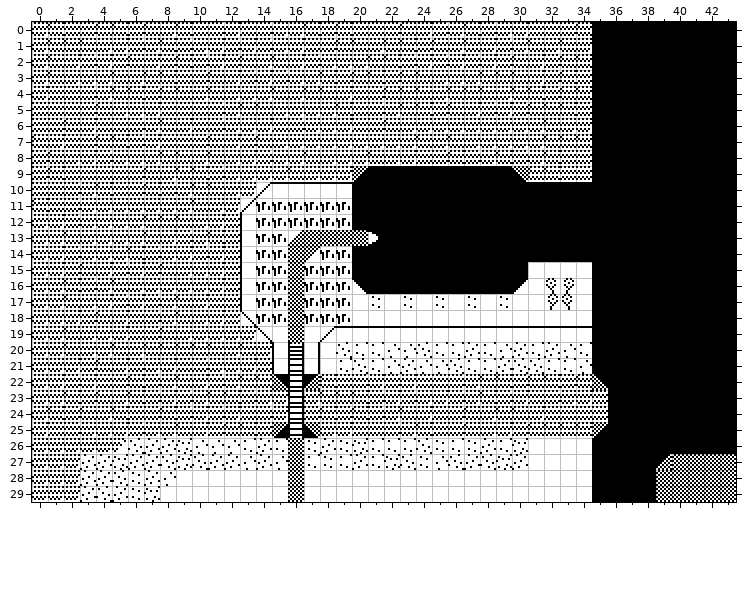
Two versions of a level (Tiled map, projects/project3/assets/maps/map2B.tmx). Above, as it was before the edit.
Cells are 16x16 px. Shown: x 0..43, y 0..29.
And afterwards:
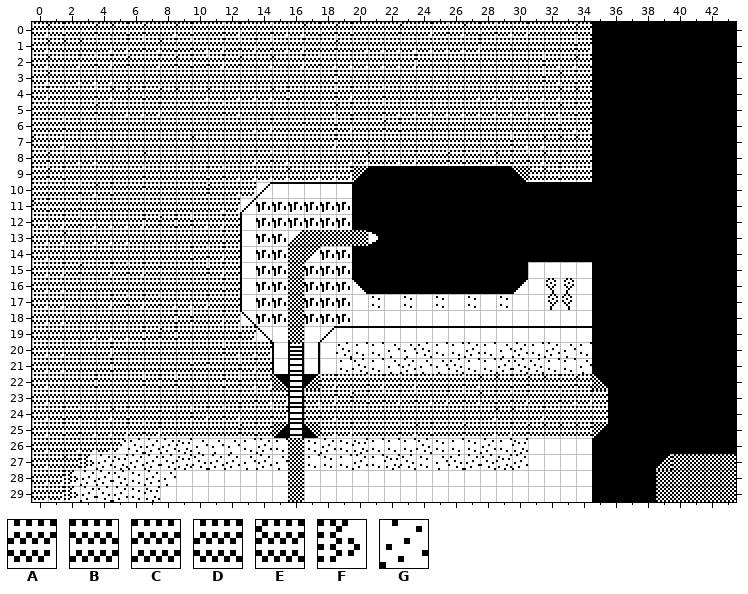
Key: from "map_tileset": A 125, B 126, C 127, D 128, E 129, F 133, G 137.
_ is an empty cell.
Edits made:
{"where": "layer \"blocked\""}
{"y":1,"x":20,"old":"E","new":"A"}
{"y":1,"x":22,"old":"EECE","new":"AAAA"}
{"y":1,"x":27,"old":"EACAEAE","new":"ABBBBBB"}
{"y":2,"x":21,"old":"EECACACACEACE","new":"AAABBBBBBBBAA"}
{"y":3,"x":5,"old":"EAEECCEAC_CAAECEECEEAAAEEEAC","new":"DDDDDDDDDDDDDDBBBBBBBBBBBBBA"}
{"y":4,"x":16,"old":"AEE","new":"BBB"}
{"y":4,"x":22,"old":"EEEAEEE","new":"DDDDDAA"}
{"y":4,"x":30,"old":"EEC","new":"AAA"}
{"y":5,"x":13,"old":"EEAAA","new":"DDDDD"}
{"y":5,"x":23,"old":"EECE","new":"AAAA"}
{"y":5,"x":28,"old":"C","new":"A"}
{"y":5,"x":30,"old":"CEE","new":"AAA"}
{"y":6,"x":2,"old":"EACCCAEACCA","new":"DDDDDDDDDDD"}
{"y":6,"x":17,"old":"AA","new":"BB"}
{"y":6,"x":23,"old":"AAAAAAAAAE","new":"BBBBBBBBBB"}
{"y":7,"x":2,"old":"CCEECACCCEACEAAA","new":"DDDDDDDDEDDDDDDD"}
{"y":7,"x":19,"old":"AAAAAEAEAAA","new":"BBBBBBBBBBB"}
{"y":8,"x":4,"old":"CAAAEEAEA","new":"DDDEDDDDD"}
{"y":8,"x":16,"old":"AEA","new":"DDD"}
{"y":9,"x":7,"old":"EAEE","new":"DDDD"}
{"y":10,"x":7,"old":"ECAE","new":"BBBB"}
{"y":11,"x":3,"old":"AAAAAAAE","new":"DDDDDDDD"}
{"y":12,"x":7,"old":"E","new":"B"}
{"y":12,"x":9,"old":"E","new":"B"}
{"y":13,"x":6,"old":"AEACAE","new":"DDDDDD"}
{"y":14,"x":1,"old":"_C___ECAA","new":"DDDDDDDDD"}
{"y":15,"x":8,"old":"EAA","new":"BBB"}
{"y":16,"x":2,"old":"EC_EA____A","new":"DDDDDDDDDD"}
{"y":17,"x":2,"old":"EA","new":"DD"}
{"y":17,"x":9,"old":"E","new":"A"}
{"y":18,"x":2,"old":"ACEACCAEA","new":"DDDDDDDBD"}
{"y":19,"x":0,"old":"__E","new":"DDD"}
{"y":19,"x":6,"old":"CC","new":"DB"}
{"y":19,"x":9,"old":"AAAA","new":"BBBB"}
{"y":20,"x":2,"old":"EA","new":"DD"}
{"y":20,"x":5,"old":"EAEEEEE","new":"BBBBBBB"}
{"y":20,"x":13,"old":"E","new":"A"}
{"y":21,"x":2,"old":"ACEACAAC","new":"DDDBBBBB"}
{"y":21,"x":11,"old":"AA","new":"BB"}
{"y":22,"x":1,"old":"_CACCECAEACAEE","new":"DDDBBBDBDDDBAA"}
{"y":22,"x":18,"old":"E","new":"A"}
{"y":23,"x":1,"old":"_ECEAECACAEE","new":"DDDDDDDDDDDD"}
{"y":23,"x":18,"old":"EE","new":"AB"}
{"y":24,"x":1,"old":"E","new":"D"}
{"y":24,"x":3,"old":"E","new":"D"}
{"y":24,"x":8,"old":"EC","new":"BB"}
{"y":24,"x":18,"old":"ECECAEACCE","new":"ADDDDDDDDD"}
{"y":25,"x":1,"old":"C","new":"D"}
{"y":25,"x":8,"old":"AEACE","new":"BBBBB"}
{"y":26,"x":1,"old":"A","new":"D"}
{"y":27,"x":1,"old":"_AG","new":"DEF"}
{"y":28,"x":2,"old":"A","new":"F"}
{"y":29,"x":2,"old":"_","new":"F"}
{"label":"changed","picture_box":[46,38,576,500]}
